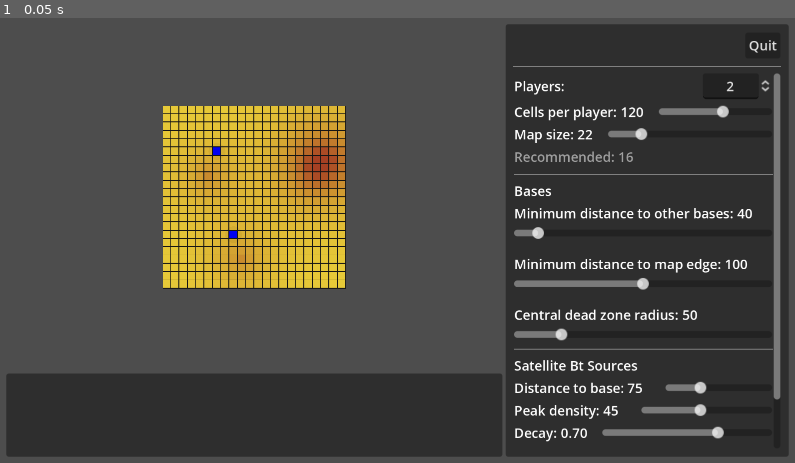
Above: before the commit, frame 1.
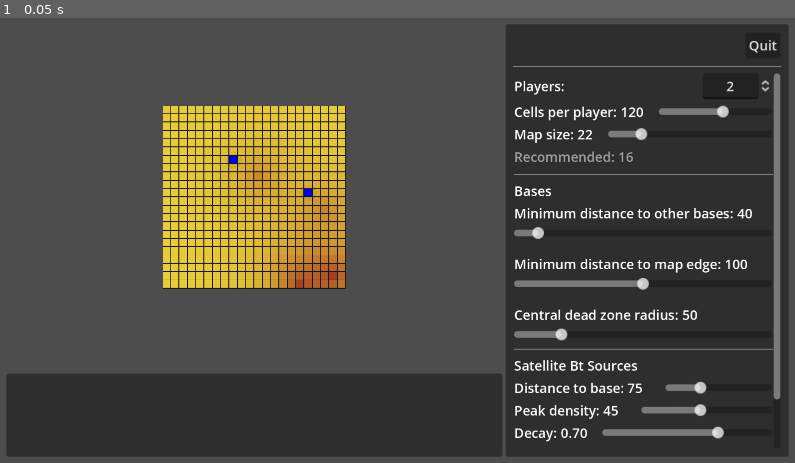
Above: after the commit, the same moment.

Repository: wadcom/kisarra-mapgen
Game: Godot game, scene res://main.tscn
Same seed, same stepped clock (60 frames per second), same inputs: the game is played once before the commit and once after it.
Inputs:
- Up to frame 1 (0.05 s): no input

The runs differ from the first frame. In frame 1, 2.5% of the frame differs, in the area x 23-44%, y 21-61%.

Commit message:
Control the number of extra Bt sources

Diff:
--- a/betirium_settings.gd
+++ b/betirium_settings.gd
@@ -14,6 +14,8 @@
 func _update_controls():
 	%ExtraSourceDistanceToBasesLabel.text = str(_params.extra_sources.distance_to_any_base)
 	%ExtraSourceDistanceToBasesSlider.value = _params.extra_sources.distance_to_any_base
+
+	%ExtraSourcesQuantitySpinBox.value = _params.extra_sources.count
 
 	%SatelliteBtDecayLabel.text = "%.2f" % [_params.satellite_sources.decay]
 	%SatelliteBtDecaySlider.value = _params.satellite_sources.decay
@@ -51,3 +53,10 @@
 
 	_update_controls()
 	parameters_changed.emit(_params)
+
+
+func _on_extra_sources_quantity_spin_box_value_changed(value):
+	_params.extra_sources.count = int(value)
+
+	_update_controls()
+	parameters_changed.emit(_params)
--- a/betirium_settings.tscn
+++ b/betirium_settings.tscn
@@ -96,7 +96,8 @@
 layout_mode = 2
 text = "Extra Bt Sources:"
 
-[node name="SpinBox" type="SpinBox" parent="HBoxContainer"]
+[node name="ExtraSourcesQuantitySpinBox" type="SpinBox" parent="HBoxContainer"]
+unique_name_in_owner = true
 layout_mode = 2
 max_value = 10.0
 
@@ -129,4 +130,5 @@
 [connection signal="value_changed" from="SatelliteBtDistanceToBaseControls/SatelliteBtDistanceToBaseSlider" to="." method="_on_satellite_bt_distance_to_base_slider_value_changed"]
 [connection signal="value_changed" from="SatelliteBtPeakDensityControls/SatelliteBtPeakDensitySlider" to="." method="_on_satellite_bt_peak_density_slider_value_changed"]
 [connection signal="value_changed" from="SatelliteBtDecayControls/SatelliteBtDecaySlider" to="." method="_on_satellite_bt_decay_slider_value_changed"]
+[connection signal="value_changed" from="HBoxContainer/ExtraSourcesQuantitySpinBox" to="." method="_on_extra_sources_quantity_spin_box_value_changed"]
 [connection signal="value_changed" from="ExtraSourceDistanceToBasesControls/ExtraSourceDistanceToBasesSlider" to="." method="_on_extra_source_distance_to_bases_slider_value_changed"]
